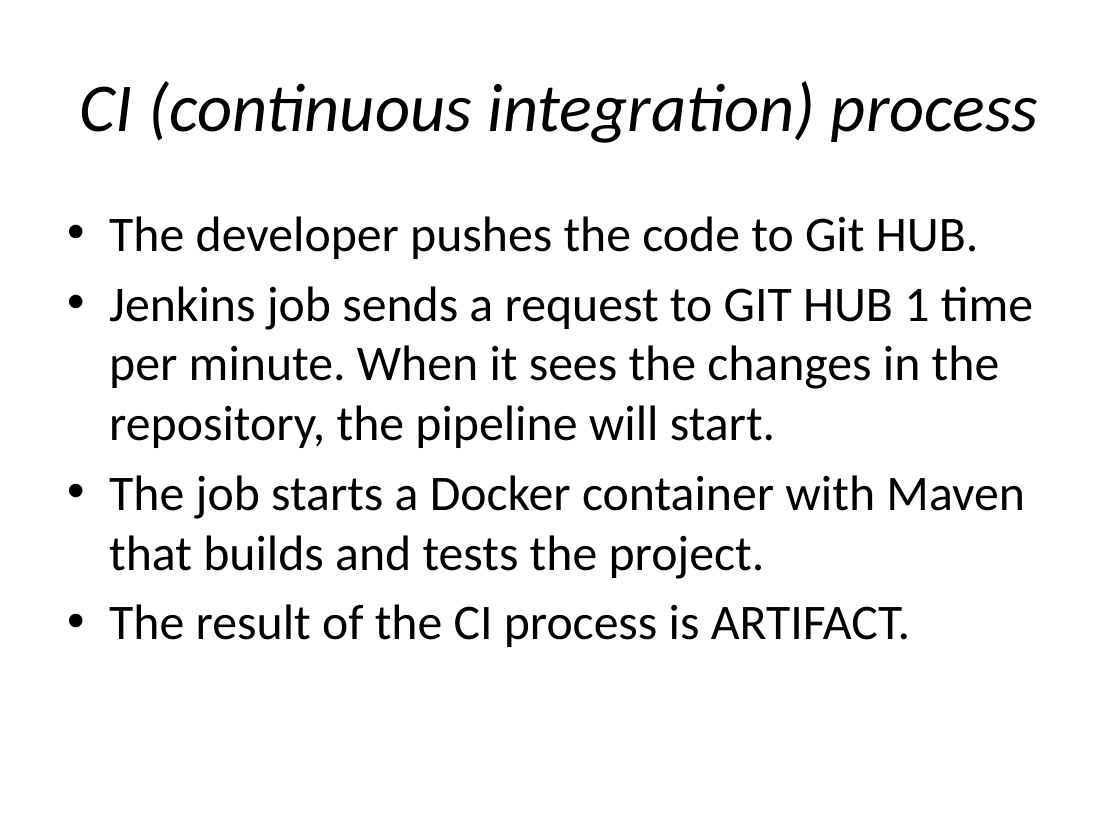
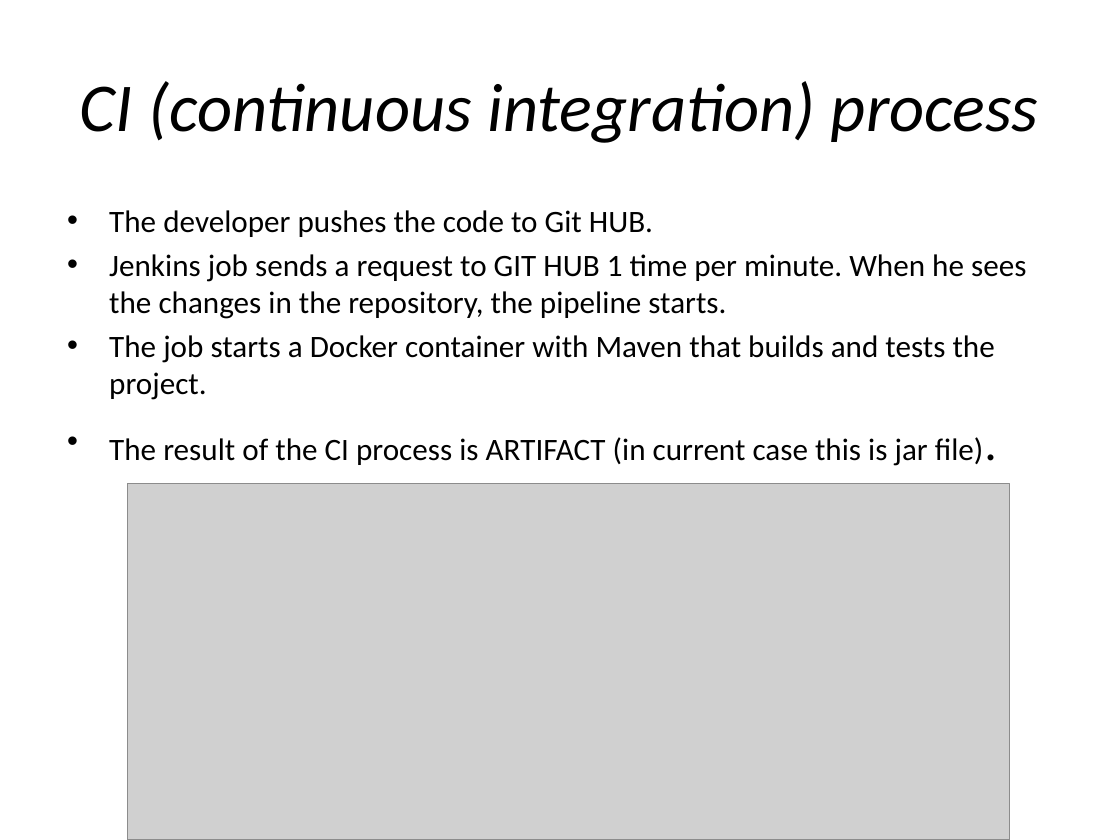
Before and after one commit to SDenisko/DevOps_online_Chernigiv_2021Q4, a slide deck: slide 6 of Final Project/Shortly about project.pptx. Drawn at 1120x840 pixels with LibreOffice and Linux fonts; fonts in the diff are those of the drawing; grey boxes stand for pictures. Boxes give left, top, right and bottom in pixels: in the first picture for what was removed or moved away, otherwise in the second. Text is boxed around its words. In the diff, an @@ line names an element or a change of style, - is before the commit and + after.

```diff
--- a/Final Project/Shortly about project.pptx
+++ b/Final Project/Shortly about project.pptx
@@ text at bbox=[109, 210, 995, 400]: size 32 to 20 pt in "The developer pushes the code to Git ...", "The job starts a Docker container with ..."; less space between paragraphs @@
@@ text at bbox=[109, 254, 1026, 319]: text changed; size 32 to 20 pt @@
-• Jenkins job sends a request to GIT HUB 1 time per minute. When it sees the changes in the repository, the pipeline will start.
+• Jenkins job sends a request to GIT HUB 1 time per minute. When he sees the changes in the repository, the pipeline starts.
@@ text at bbox=[109, 437, 984, 466]: text changed; size 32 to 20 pt @@
-• The result of the CI process is ARTIFACT.
+• The result of the CI process is ARTIFACT (in current case this is jar file).
@@ picture added at bbox=[128, 484, 1009, 840] @@
```
Also in this commit, not shown: 1 other slide changed.
